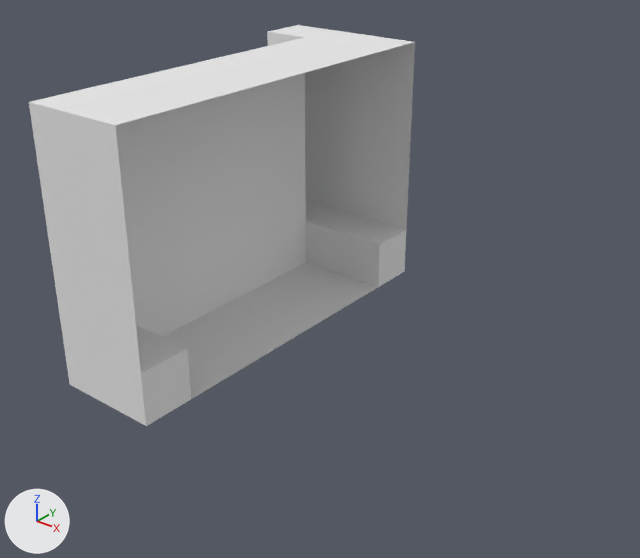
The Blender file assets/scenes/tut_longjump0.blend: old version first, new version second.
Before and after are seen from a 50 mm lens placed at (10.65, -7.56, 7.43), pointed at (1.84, 3.46, 0.6). The lights are fixed; the arrows at lower left show +X, +Y and +Z.

Objects in the first picture: 'tut_longjump0'.
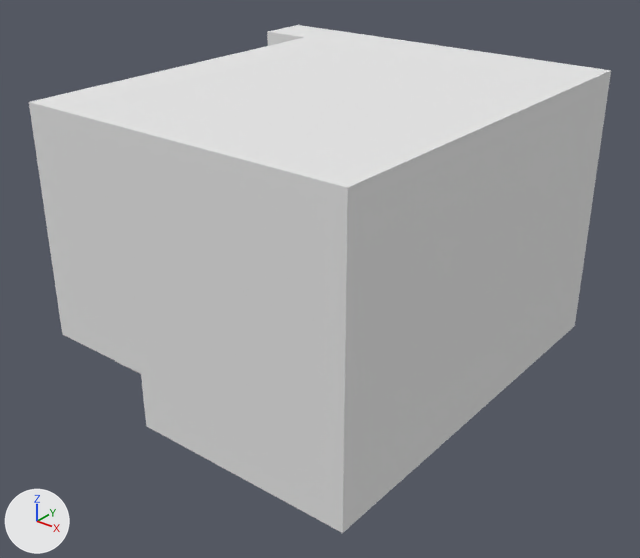
Location of each change, [x1, y1, x2, y2] in pixels of the pictures (640 x 558 px; the box of a moved part takes in the faces that stretch with it):
'tut_longjump0', reshaped (51% wider, 27% taller): before [29, 25, 415, 426]; after [29, 25, 611, 533]
part 1 of me_tut_longjump0, deleted: before [62, 335, 146, 426]
part 2 of me_tut_longjump0, moved or reshaped: before [62, 41, 415, 426]; after [62, 41, 611, 533]

Edits to the bpy script that builds the scene:
```text
Change me_tut_longjump0:
    used by ob_tut_longjump0; location = (0.0, 0.0, 0.0)
    remove me_tut_longjump0.from_pydata(...)  # 84 vertices, 22 faces; spans x -2.0..1.0, y 0.0..7.5, z -1.0..4.0
    add me_tut_longjump0.from_pydata(...)  # 88 vertices, 26 faces; spans x -2.0..5.0, y 0.0..7.5, z -1.0..4.0
    me_tut_longjump0 part 1: the loose piece of 4 vertices spanning x -1.0..1.0, y 0.0, z -1.0..0.0 is deleted
    me_tut_longjump0 part 2
    12 vertices are removed from x -1.0..1.0, y 1.0..7.5, z -1.0..0.0
    21 faces are deleted
    8 vertices are added at x 5.0, y 0.0..7.5, z -1.0..4.0
    12 new vertices lie (4.0, 0.0, 0.0) away from vertices in x 1.0, y 0.0..7.5, z -1.0..4.0
    26 new faces join them
```
